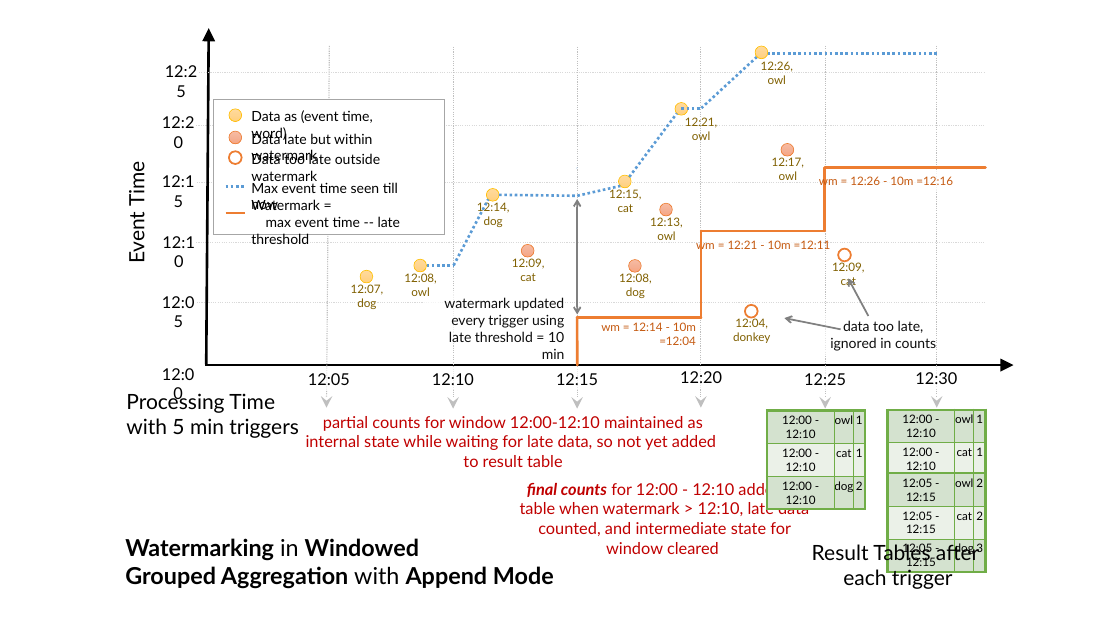
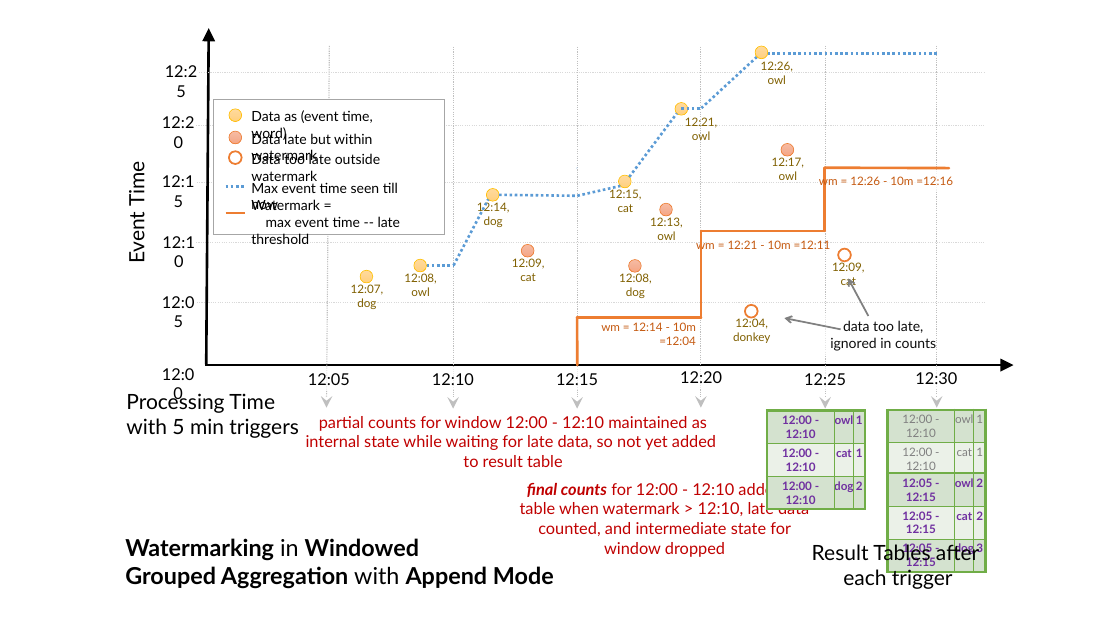
Before and after one commit to cmonkey/spark, a slide deck: slide 7 of docs/img/structured-streaming.pptx (slide 6 before the commit). Drawn at 1120x630 pixels with LibreOffice and Linux fonts; fonts in the diff are those of the drawing. Boxes give left, top, right and bottom in pixels: in the first picture for what was removed or moved away, otherwise in the second. Text is boxed around its words. In the diff, an @@ line names an element or a change of style, - is before the commit and + after.

```diff
--- a/docs/img/structured-streaming.pptx
+++ b/docs/img/structured-streaming.pptx
@@ line moved from (825, 168) - (986, 168) to (825, 168) - (949, 168) @@
@@ double arrow removed from (577, 199) to (577, 314) @@
@@ text removed at box(444, 297, 565, 359) @@
-watermark updated every trigger using late threshold = 10 min
@@ text at box(306, 416, 716, 467): spaces changed @@
-partial counts for window 12:00-12:10 maintained as internal state while waiting for late data, so not yet added to result table
+partial counts for window 12:00 - 12:10 maintained as internal state while waiting for late data, so not yet added to result table
@@ table at box(767, 411, 865, 508) @@
@@ text colour #000000 to #7030A0, bold on @@
@@ table at box(887, 410, 986, 505) @@
@@ text colour #000000 to #808080 @@
@@ table at box(887, 473, 986, 570) @@
@@ text colour #000000 to #7030A0, bold on @@
@@ text at box(520, 481, 809, 554): text changed @@
-final counts for 12:00 - 12:10 added to table when watermark > 12:10, late data counted, and intermediate state for window cleared
+final counts for 12:00 - 12:10 added to table when watermark > 12:10, late data counted, and intermediate state for window dropped
```
Also in this commit, not shown: 1 slide added, 5 other files.
